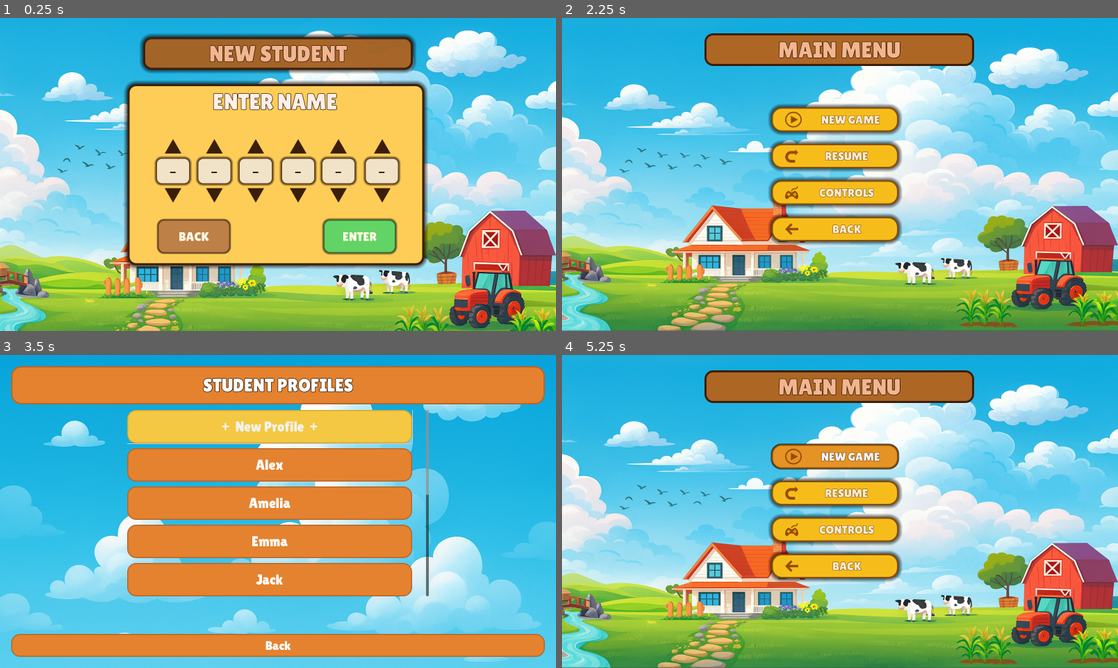
Above: before the commit, frames 1-4 (two rows, left to right).
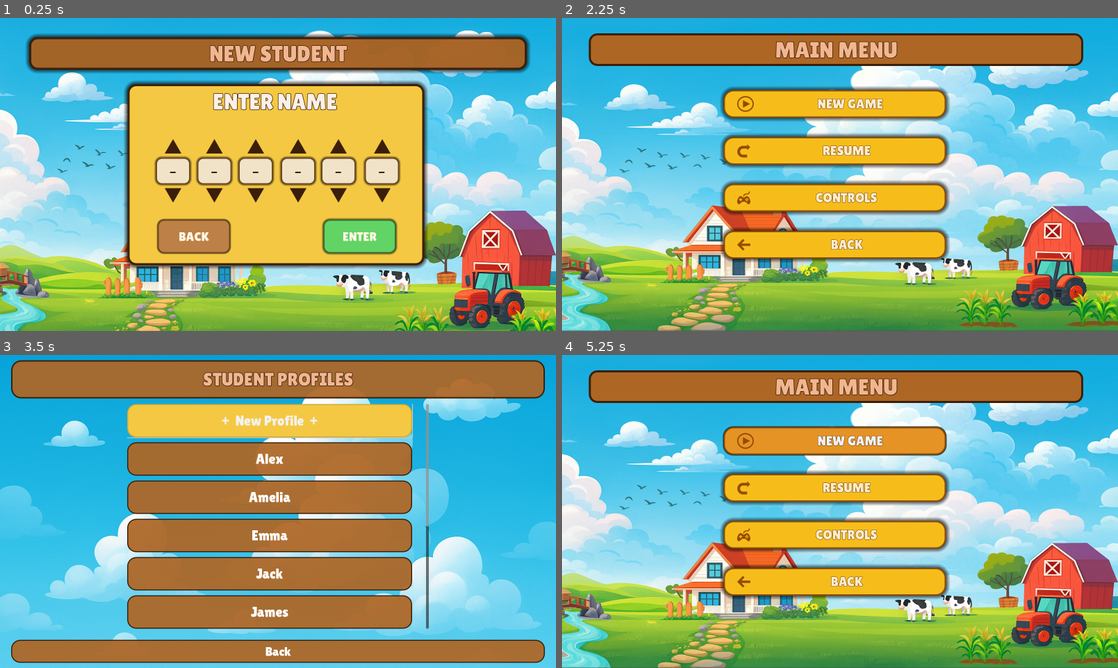
Above: after the commit, the same moments.

Repository: HumaidEbrahim/Arcademia
Game: Godot game, scene res://ui/menu/Login/new_student.tscn
Same seed, same stepped clock (60 frames per second), same inputs: the game is played once before the commit and once after it. This scene is started directly instead of the project's main scene.
Inputs:
- Up to frame 1 (0.25 s): no input
- Up to frame 2 (2.25 s): click "BACK" at 0.5 s; click "+ New Profile +" at 1.25 s; click "ENTER" at 2 s
- Up to frame 3 (3.5 s): click "BACK" at 2.75 s
- Up to frame 4 (5.25 s): click "+ New Profile +" at 3.5 s; click "ENTER" at 4.25 s; click "NEW GAME" at 5 s

The runs differ from the first frame. In frame 1, 5.4% of the frame differs, in the area x 4-96%, y 4-18%; in frame 2, 23%; in frame 3, 54%, in the area x 2-98%, y 1-99%; in frame 4, 22%.

Commit message:
UI Color and Size Changes on Student Screens

Diff:
--- a/ui/menu/Login/new_student.tscn
+++ b/ui/menu/Login/new_student.tscn
@@ -7,7 +7,7 @@
 [ext_resource type="Texture2D" uid="uid://cyhu3wg2mnx34" path="res://assets/IngeUI/triangledown.png" id="4_i84gg"]
 
 [sub_resource type="StyleBoxFlat" id="StyleBoxFlat_u7y6x"]
-bg_color = Color(0.996193, 0.801939, 0.341226, 1)
+bg_color = Color(0.956863, 0.784314, 0.258824, 1)
 border_width_left = 6
 border_width_top = 6
 border_width_right = 6
@@ -241,9 +241,9 @@
 anchors_preset = 5
 anchor_left = 0.5
 anchor_right = 0.5
-offset_left = -388.0
+offset_left = -716.0
 offset_top = 55.0
-offset_right = 388.0
+offset_right = 716.0
 offset_bottom = 149.0
 grow_horizontal = 2
 size_flags_vertical = 0
--- /dev/null
+++ b/ui/menu/Login/teacher_login.gd
@@ -0,0 +1,18 @@
+# res://ui/menu/Login/teacher_login.gd
+extends Control
+
+const USER_SELECTION_PATH := "res://ui/menu/Selection/user_selection.tscn"
+const PROFILE_MANAGEMENT_PATH := "res://ui/menu/ProfileManagement/profile_management.tscn"
+
+@onready var btn_back: BaseButton  = $Background/HeaderPanel2/BtnBack
+@onready var btn_enter: BaseButton = $Background/HeaderPanel2/BtnEnter
+
+func _ready() -> void:
+	btn_back.pressed.connect(_on_back_pressed)
+	btn_enter.pressed.connect(_on_enter_pressed)
+
+func _on_back_pressed() -> void:
+	get_tree().change_scene_to_file(USER_SELECTION_PATH)
+
+func _on_enter_pressed() -> void:
+	get_tree().change_scene_to_file(PROFILE_MANAGEMENT_PATH)
--- a/ui/menu/Login/teacher_login.tscn
+++ b/ui/menu/Login/teacher_login.tscn
@@ -1,6 +1,7 @@
-[gd_scene load_steps=12 format=3 uid="uid://dkte4o267nyhj"]
+[gd_scene load_steps=13 format=3 uid="uid://dkte4o267nyhj"]
 
 [ext_resource type="Texture2D" uid="uid://dbvf0up20sqop" path="res://assets/IngeUI/Sky.png" id="1_bdfjx"]
+[ext_resource type="Script" uid="uid://dtjoopuwta2jl" path="res://ui/menu/Login/teacher_login.gd" id="1_shcu3"]
 [ext_resource type="FontFile" uid="uid://dxnpu45uo35il" path="res://assets/IngeUI/LilitaOne-Regular.ttf" id="2_shcu3"]
 
 [sub_resource type="StyleBoxFlat" id="StyleBoxFlat_4mloa"]
@@ -123,6 +124,7 @@
 anchor_bottom = 1.0
 grow_horizontal = 2
 grow_vertical = 2
+script = ExtResource("1_shcu3")
 
 [node name="Background" type="TextureRect" parent="."]
 layout_mode = 1
@@ -139,9 +141,9 @@
 anchors_preset = 5
 anchor_left = 0.5
 anchor_right = 0.5
-offset_left = -388.0
+offset_left = -719.0
 offset_top = 117.0
-offset_right = 388.0
+offset_right = 711.0
 offset_bottom = 211.0
 grow_horizontal = 2
 size_flags_vertical = 0
--- a/ui/menu/MainMenu/main_menu.tscn
+++ b/ui/menu/MainMenu/main_menu.tscn
@@ -63,7 +63,7 @@
 corner_radius_top_left = 28
 corner_radius_top_right = 28
 corner_radius_bottom_right = 28
-corner_radius_bottom_left = 29
+corner_radius_bottom_left = 28
 expand_margin_left = 35.0
 expand_margin_top = 5.0
 expand_margin_right = 5.0
@@ -98,9 +98,9 @@
 anchors_preset = 5
 anchor_left = 0.5
 anchor_right = 0.5
-offset_left = -390.0
+offset_left = -723.0
 offset_top = 45.0
-offset_right = 386.0
+offset_right = 700.0
 offset_bottom = 139.0
 grow_horizontal = 2
 size_flags_vertical = 0
@@ -142,21 +142,21 @@
 grow_vertical = 2
 
 [node name="Menu" type="VBoxContainer" parent="CenterContainer"]
-custom_minimum_size = Vector2(325, 150)
+custom_minimum_size = Vector2(600, 260)
 layout_mode = 2
 size_flags_vertical = 4
-theme_override_constants/separation = 45
+theme_override_constants/separation = 65
 metadata/_edit_use_anchors_ = true
 
 [node name="BtnNewGame" type="Button" parent="CenterContainer/Menu"]
-custom_minimum_size = Vector2(0, 60)
+custom_minimum_size = Vector2(0, 70)
 layout_mode = 2
 theme_override_colors/font_outline_color = Color(0.415686, 0.211765, 0.0313726, 1)
 theme_override_colors/font_color = Color(1, 0.92549, 0.796078, 1)
 theme_override_constants/outline_size = 4
 theme_override_constants/h_separation = 12
 theme_override_fonts/font = ExtResource("2_fsnij")
-theme_override_font_sizes/font_size = 34
+theme_override_font_sizes/font_size = 38
 theme_override_styles/focus = SubResource("StyleBoxFlat_7vrkn")
 theme_override_styles/hover = SubResource("StyleBoxFlat_7vrkn")
 theme_override_styles/pressed = SubResource("StyleBoxFlat_jix8l")
@@ -165,14 +165,14 @@
 icon = ExtResource("3_61j2i")
 
 [node name="BtnResume" type="Button" parent="CenterContainer/Menu"]
-custom_minimum_size = Vector2(0, 60)
+custom_minimum_size = Vector2(0, 70)
 layout_mode = 2
 theme_override_colors/font_outline_color = Color(0.415686, 0.211765, 0.0313726, 1)
 theme_override_colors/font_color = Color(1, 0.92549, 0.796078, 1)
 theme_override_constants/outline_size = 4
 theme_override_constants/h_separation = -72
 theme_override_fonts/font = ExtResource("2_fsnij")
-theme_override_font_sizes/font_size = 34
+theme_override_font_sizes/font_size = 38
 theme_override_styles/focus = SubResource("StyleBoxFlat_7vrkn")
 theme_override_styles/hover = SubResource("StyleBoxFlat_7vrkn")
 theme_override_styles/pressed = SubResource("StyleBoxFlat_jix8l")
@@ -182,14 +182,14 @@
 icon = ExtResource("4_8cy6t")
 
 [node name="BtnControls" type="Button" parent="CenterContainer/Menu"]
-custom_minimum_size = Vector2(0, 60)
+custom_minimum_size = Vector2(0, 70)
 layout_mode = 2
 theme_override_colors/font_outline_color = Color(0.415686, 0.211765, 0.0313726, 1)
 theme_override_colors/font_color = Color(1, 0.92549, 0.796078, 1)
 theme_override_constants/outline_size = 4
 theme_override_constants/h_separation = -72
 theme_override_fonts/font = ExtResource("2_fsnij")
-theme_override_font_sizes/font_size = 34
+theme_override_font_sizes/font_size = 38
 theme_override_styles/focus = SubResource("StyleBoxFlat_7vrkn")
 theme_override_styles/hover = SubResource("StyleBoxFlat_7vrkn")
 theme_override_styles/pressed = SubResource("StyleBoxFlat_jix8l")
@@ -198,14 +198,14 @@
 icon = ExtResource("5_jbnbq")
 
 [node name="BtnBack" type="Button" parent="CenterContainer/Menu"]
-custom_minimum_size = Vector2(0, 60)
+custom_minimum_size = Vector2(0, 70)
 layout_mode = 2
 theme_override_colors/font_outline_color = Color(0.415686, 0.211765, 0.0313726, 1)
 theme_override_colors/font_color = Color(1, 0.92549, 0.796078, 1)
 theme_override_constants/outline_size = 4
 theme_override_constants/h_separation = -72
 theme_override_fonts/font = ExtResource("2_fsnij")
-theme_override_font_sizes/font_size = 34
+theme_override_font_sizes/font_size = 38
 theme_override_styles/focus = SubResource("StyleBoxFlat_7vrkn")
 theme_override_styles/hover = SubResource("StyleBoxFlat_7vrkn")
 theme_override_styles/pressed = SubResource("StyleBoxFlat_jix8l")
--- a/ui/menu/Selection/student_selection.gd
+++ b/ui/menu/Selection/student_selection.gd
@@ -23,7 +23,7 @@
 
 # ---- Layout constants (tweak these) ----
 const ROW_HEIGHT := 96           # button height
-const MAX_ROWS   := 5
+const MAX_ROWS   := 6
 const LIST_WIDTH := 820          # button width (LONGER)
 const SCROLLBAR_PAD := 48        # extra width so the scrollbar sits a bit left of screen edge
 
@@ -126,10 +126,11 @@
 	sb.corner_radius_bottom_left = r
 	sb.corner_radius_bottom_right = r
 
+#Style for the HEADERPANEL
 func _style_title_chip() -> void:
 	var sb := StyleBoxFlat.new()
-	sb.bg_color = Color("#E4822F")
-	sb.border_color = Color("#B8652A")
+	sb.bg_color = Color("#AE6625EE")
+	sb.border_color = Color("#3B1F0A")
 	_apply_border_all(sb, 4)
 	_apply_corner_radius_all(sb, 28)
 	sb.content_margin_left = 48
@@ -142,14 +143,15 @@
 	title_label.text = "STUDENT PROFILES"
 	title_label.horizontal_alignment = HORIZONTAL_ALIGNMENT_CENTER
 	title_label.vertical_alignment = VERTICAL_ALIGNMENT_CENTER
-	title_label.add_theme_color_override("font_color", Color("#FFFFFF"))
+	title_label.add_theme_color_override("font_color", Color("#F1B68F"))
 	title_label.add_theme_font_override("font", UI_FONT)
 	title_label.add_theme_font_size_override("font_size", 52)
 
+#Style for the BACK BUTTON
 func _style_back_plank() -> void:
 	var base := StyleBoxFlat.new()
-	base.bg_color = Color("#E4822F")
-	base.border_color = Color("#B8652A")
+	base.bg_color = Color("#AE6625EE")
+	base.border_color = Color("#3B1F0A")
 	_apply_border_all(base, 3)
 	_apply_corner_radius_all(base, 25)
 	base.content_margin_left = 20
@@ -158,7 +160,7 @@
 	base.content_margin_bottom = 12
 
 	var hov := base.duplicate()
-	hov.bg_color = Color("#F2913A")
+	hov.bg_color = Color("EC924CE7")
 
 	var prs := base.duplicate()
 	prs.bg_color = Color("#CC7328")
@@ -248,8 +250,8 @@
 		base.bg_color = Color("#F4C842")
 		base.border_color = Color("#D1A935")
 	else:
-		base.bg_color = Color("#E4822F")
-		base.border_color = Color("#B8652A")
+		base.bg_color = Color("#AE6625EE")
+		base.border_color = Color("#3B1F0A")
 
 	_apply_border_all(base, 3)
 	_apply_corner_radius_all(base, 25)
@@ -262,7 +264,7 @@
 	hov.bg_color = Color("#F7D454") if accent else Color("#F2913A")
 
 	var prs := base.duplicate()
-	prs.bg_color = Color("#E0B73A") if accent else Color("#CC7328")
+	prs.bg_color = Color("#AE6625EE") if accent else Color("EC924CE7")
 
 	b.add_theme_stylebox_override("normal", base)
 	b.add_theme_stylebox_override("hover",  hov)
--- a/ui/menu/Selection/user_selection.tscn
+++ b/ui/menu/Selection/user_selection.tscn
@@ -155,9 +155,9 @@
 anchors_preset = 5
 anchor_left = 0.5
 anchor_right = 0.5
-offset_left = -390.0
+offset_left = -709.0
 offset_top = 32.0
-offset_right = 386.0
+offset_right = 731.0
 offset_bottom = 126.0
 grow_horizontal = 2
 size_flags_vertical = 0
Not shown, added: ui/menu/Login/teacher_login.gd.uid
